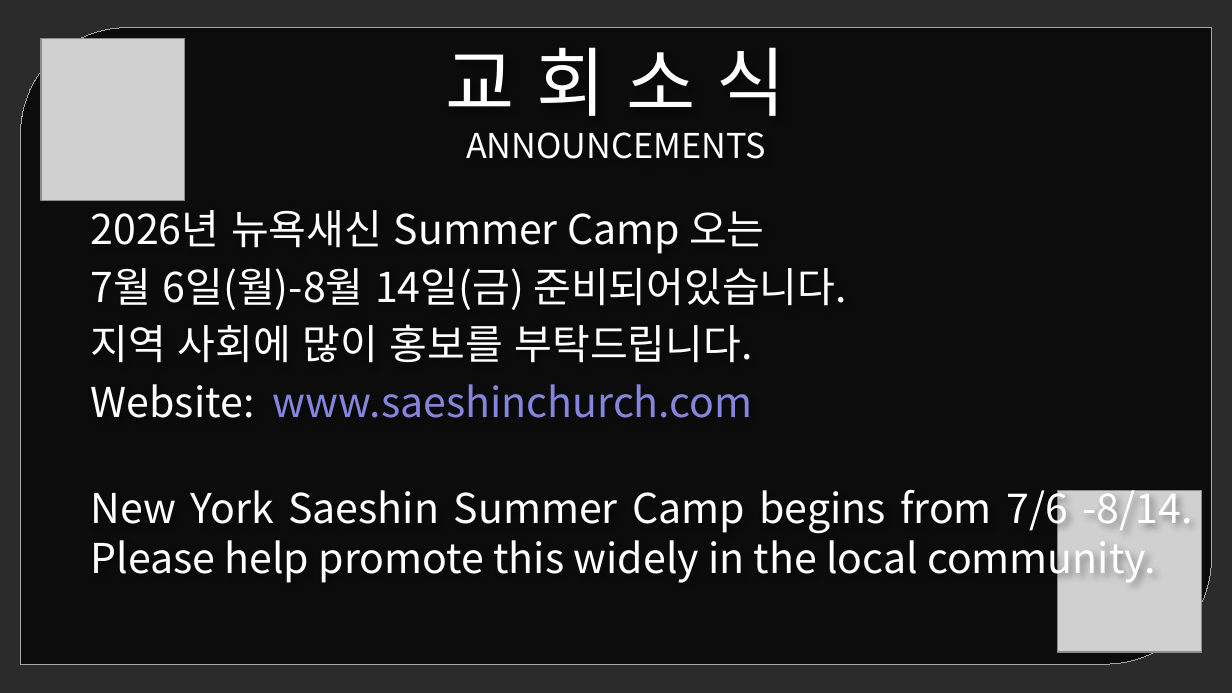
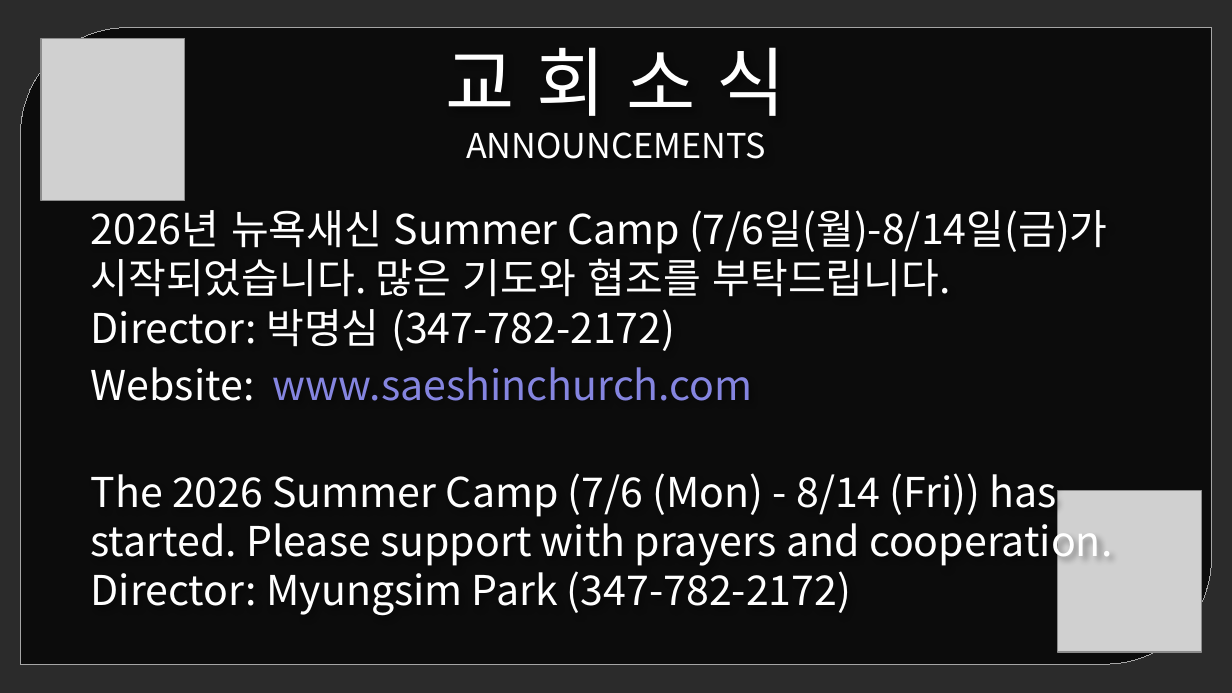
Before and after one commit to yosubcode/ppt, a slide deck: slide 41 of templates/Sunday_Template.pptx. Drawn at 1232x693 pixels with LibreOffice and Linux fonts; fonts in the diff are those of the drawing; grey boxes stand for pictures; background and template pictures are left out; a plain dark background stands for a picture behind light text. Boxes give left, top, right and bottom in pixels: in the first picture for what was removed or moved away, otherwise in the second. Text is boxed around its words. In the diff, an @@ line names an element or a change of style, - is before the commit and + after.

```diff
--- a/templates/Sunday_Template.pptx
+++ b/templates/Sunday_Template.pptx
@@ text at (x1=91, y1=210, x2=1108, y2=351): text changed @@
-2026년 뉴욕새신 Summer Camp 오는
-7월 6일(월)-8월 14일(금) 준비되어있습니다.
-지역 사회에 많이 홍보를 부탁드립니다.
+2026년 뉴욕새신 Summer Camp (7/6일(월)-8/14일(금)가 시작되었습니다. 많은 기도와 협조를 부탁드립니다.
+Director: 박명심 (347-782-2172)
@@ text at (x1=91, y1=367, x2=753, y2=401): alignment justified to left @@
@@ text at (x1=91, y1=473, x2=1112, y2=616): text changed @@
-New York Saeshin Summer Camp begins from 7/6 -8/14. Please help promote this widely in the local community.
+The 2026 Summer Camp (7/6 (Mon) - 8/14 (Fri)) has started. Please support with prayers and cooperation.
+Director: Myungsim Park (347-782-2172)
```
Also in this commit, not shown: 3 other slides changed, 9 other files.
